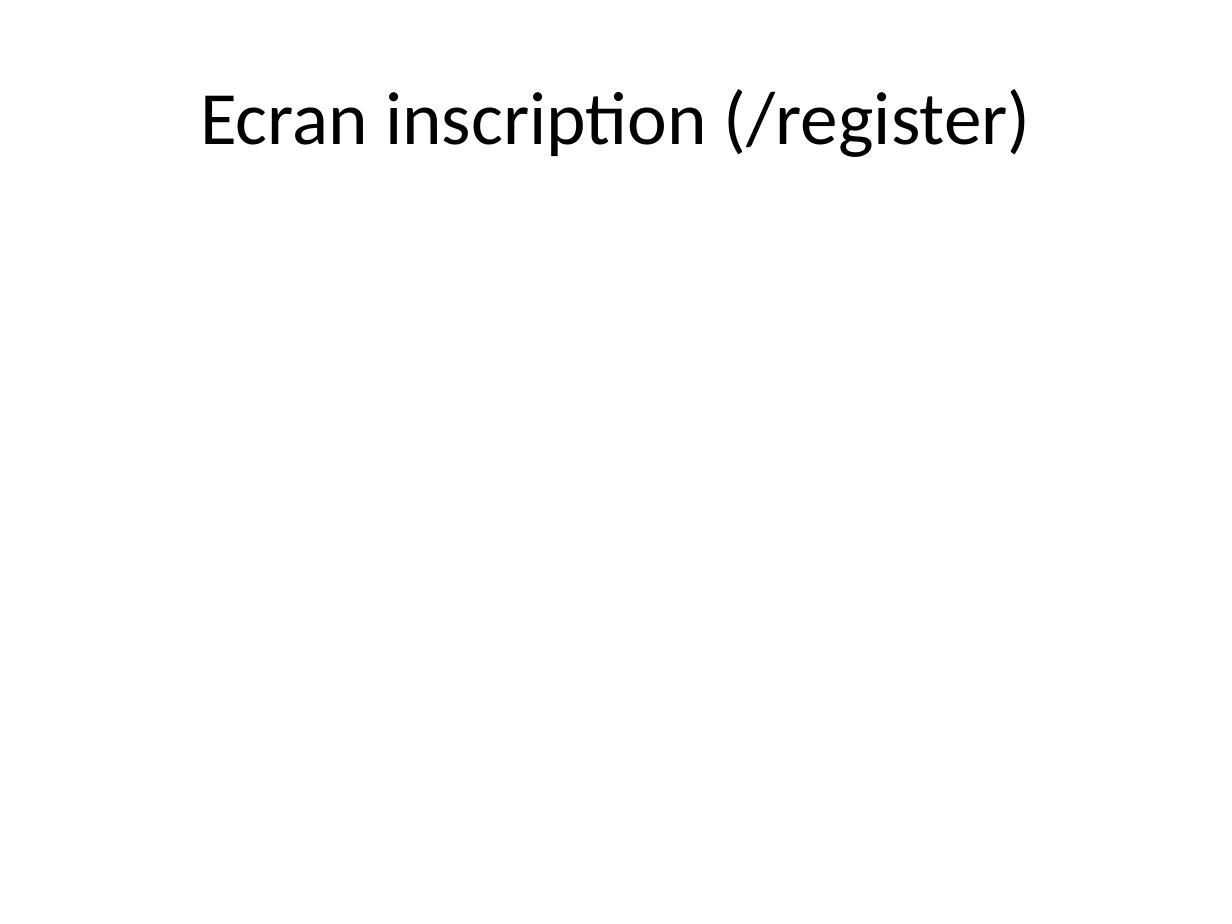
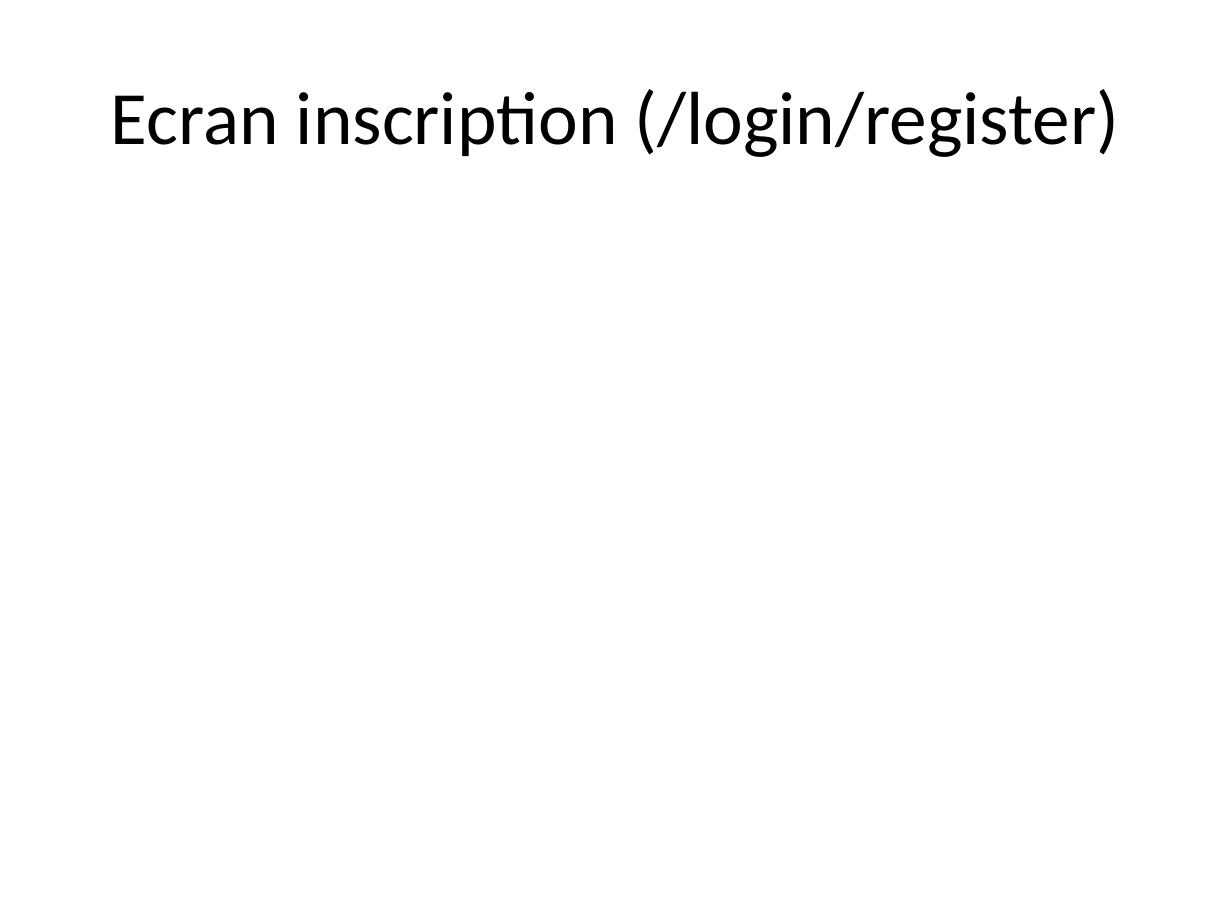
Before and after one commit to F2000-FR-AFPA-WebDev201701/gauntlet-game, a slide deck: slide 6 of docs/ecrans-du-jeu.pptx (slide 5 before the commit). Drawn at 1232x924 pixels with LibreOffice and Linux fonts; fonts in the diff are those of the drawing. Boxes give left, top, right and bottom in pixels: in the first picture for what was removed or moved away, otherwise in the second. Text is boxed around its words. In the diff, an @@ line names an element or a change of style, - is before the commit and + after.

```diff
--- a/docs/ecrans-du-jeu.pptx
+++ b/docs/ecrans-du-jeu.pptx
@@ title at [111, 89, 1120, 157]: text changed @@
-Ecran inscription (/register)
+Ecran inscription (/login/register)
```
Also in this commit, not shown: 2 other slides changed, 2 slides added, 1 slide removed, 5 other files.
